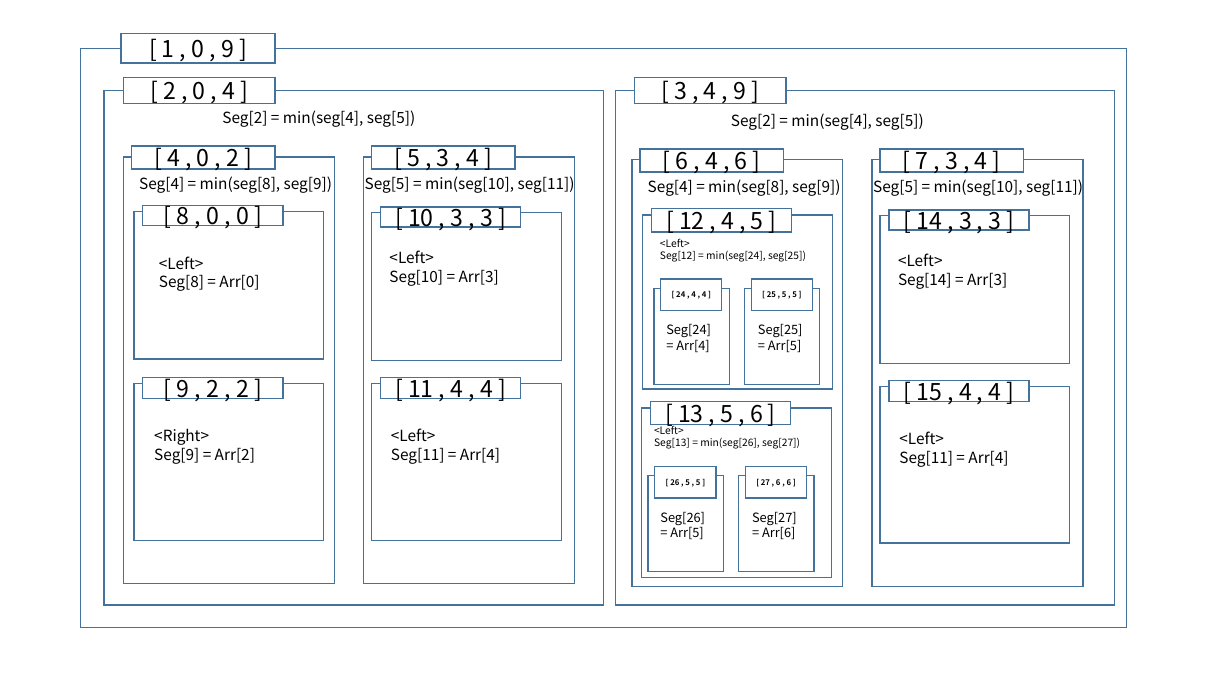
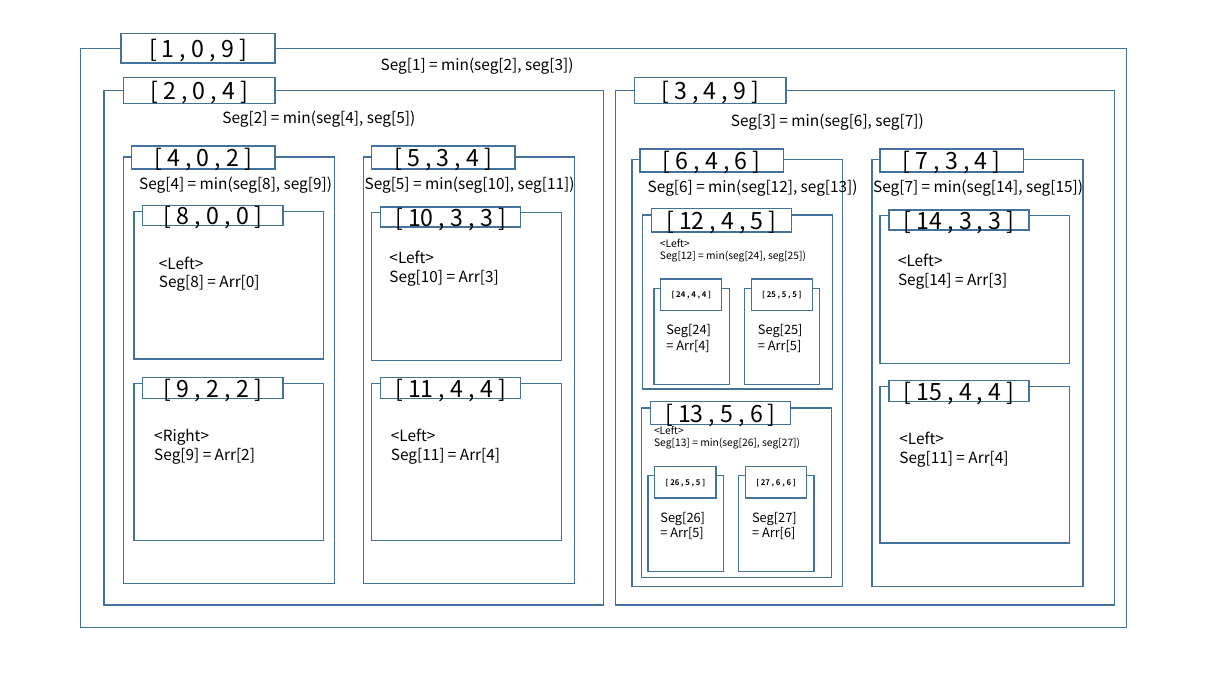
Before and after one commit to kukjinman/SWstudy, a slide deck: slide 1 of Algorithm/Baekjun/C++/C++Algorithm/SegmentTree/10868/segTree.pptx. Drawn at 1232x693 pixels with LibreOffice and Linux fonts; fonts in the diff are those of the drawing. Boxes give left, top, right and bottom in pixels: in the first picture for what was removed or moved away, otherwise in the second. Text is boxed around its words. In the diff, an @@ line names an element or a change of style, - is before the commit and + after.

Commit message:
[SWstudy][C++][SegmentTree] 10868 commit
[DESC][0] screen shot and ppt file is uploaded

```diff
--- a/Algorithm/Baekjun/C++/C++Algorithm/SegmentTree/10868/segTree.pptx
+++ b/Algorithm/Baekjun/C++/C++Algorithm/SegmentTree/10868/segTree.pptx
@@ text added at (381,57,573,74), 12 pt, text #000000 @@
+Seg[1] = min(seg[2], seg[3])
@@ text at (731,113,923,130): text changed @@
-Seg[2] = min(seg[4], seg[5])
+Seg[3] = min(seg[6], seg[7])
@@ text at (648,177,858,197): text changed @@
-Seg[4] = min(seg[8], seg[9])
+Seg[6] = min(seg[12], seg[13])
@@ text at (873,176,1083,196): text changed @@
-Seg[5] = min(seg[10], seg[11])
+Seg[7] = min(seg[14], seg[15])
```
Also in this commit, not shown: 1 other file.
